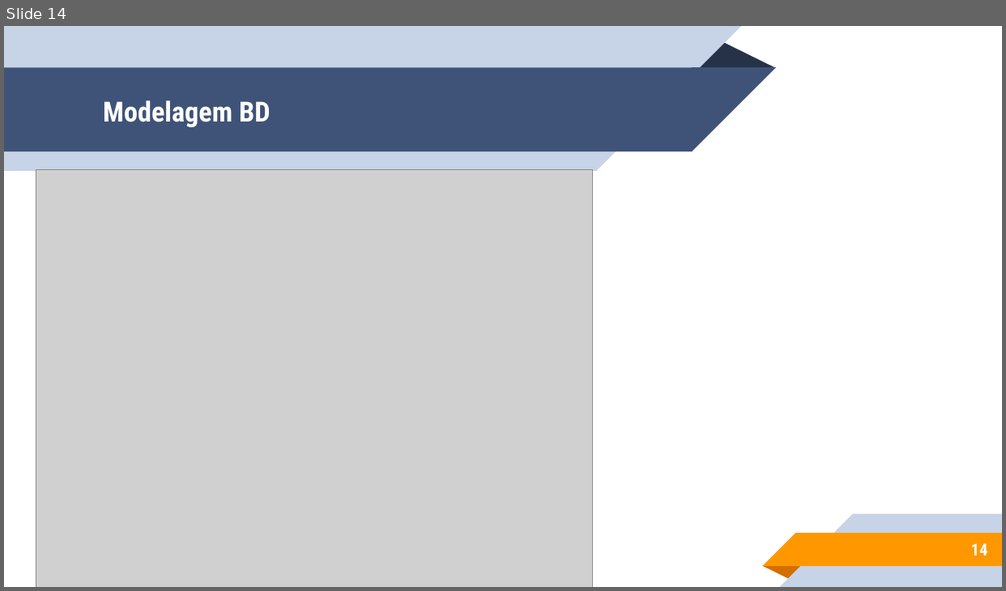
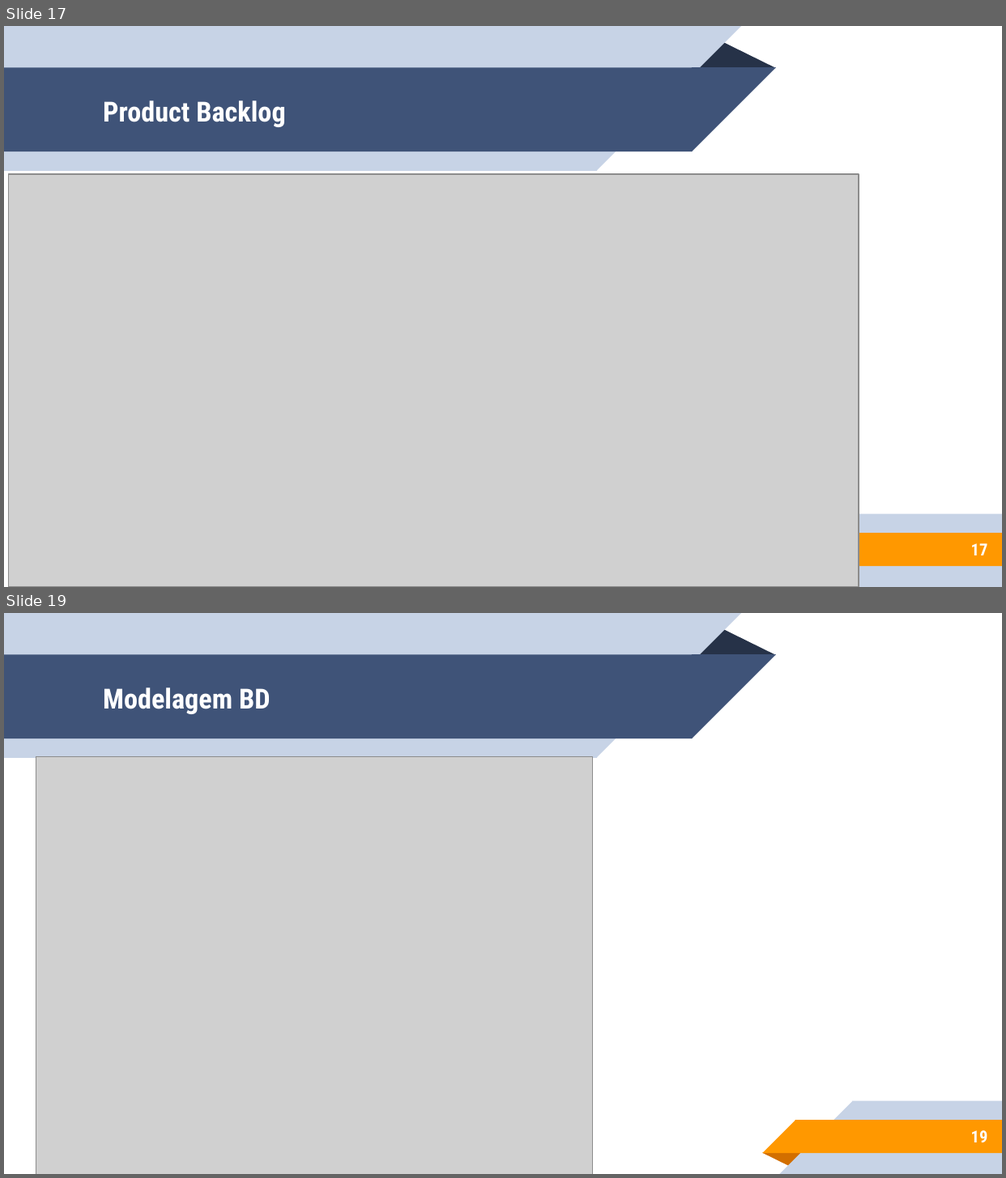
Before and after one commit to sergioetrindade/GRUPO-10-2ADSA, a slide deck: Documentação/ppts/Apresentação.pptx. Shown one above the other, each under a label of ours: slide 14 before the commit, slides 17 and 19 after it; the slides between them are not shown. The pictures are 1006x591 and 1006x1178 pixels, drawn with LibreOffice and Linux fonts; fonts in the diff are those of the drawing; grey boxes stand for pictures. Boxes give left, top, right and bottom in pixels: in the first picture for what was removed or moved away, otherwise in the second. Text is boxed around its words. In the diff, an @@ line names an element or a change of style, - is before the commit and + after.

```diff
--- a/Documentação/ppts/Apresentação.pptx
+++ b/Documentação/ppts/Apresentação.pptx
@@ slide 17 added at [4, 26, 1002, 587], background #FFFFFF; not listed: 8 template elements that a slide beside it also shows @@
@@ title added at [103, 101, 285, 127], 20 pt, text #FFFFFF, bold @@
+Product Backlog
@@ picture added at [8, 175, 859, 587] @@
@@ page number added at [971, 544, 988, 556], 12 pt, text #FFFFFF, bold @@
+17
@@ what was slide 14 is now slide 19 @@
@@ page number at [971, 1131, 988, 1143]: text changed @@
-14
+19
```
Also in this commit, not shown: 2 slides changed, 5 other slides added, 1 slide removed, 1 other file.
